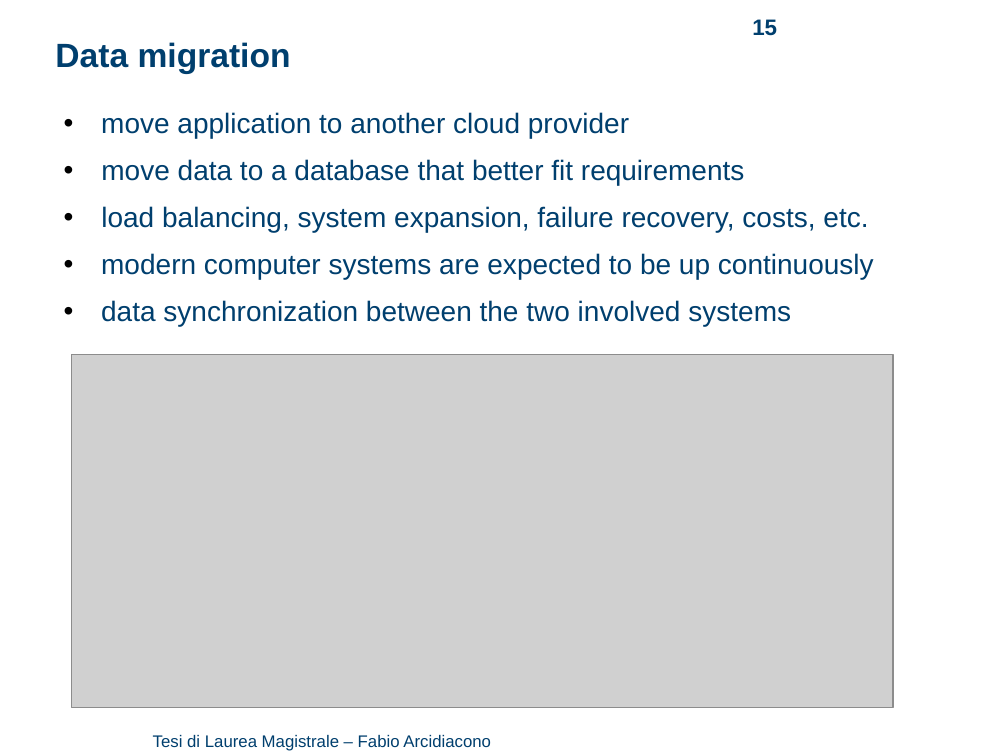
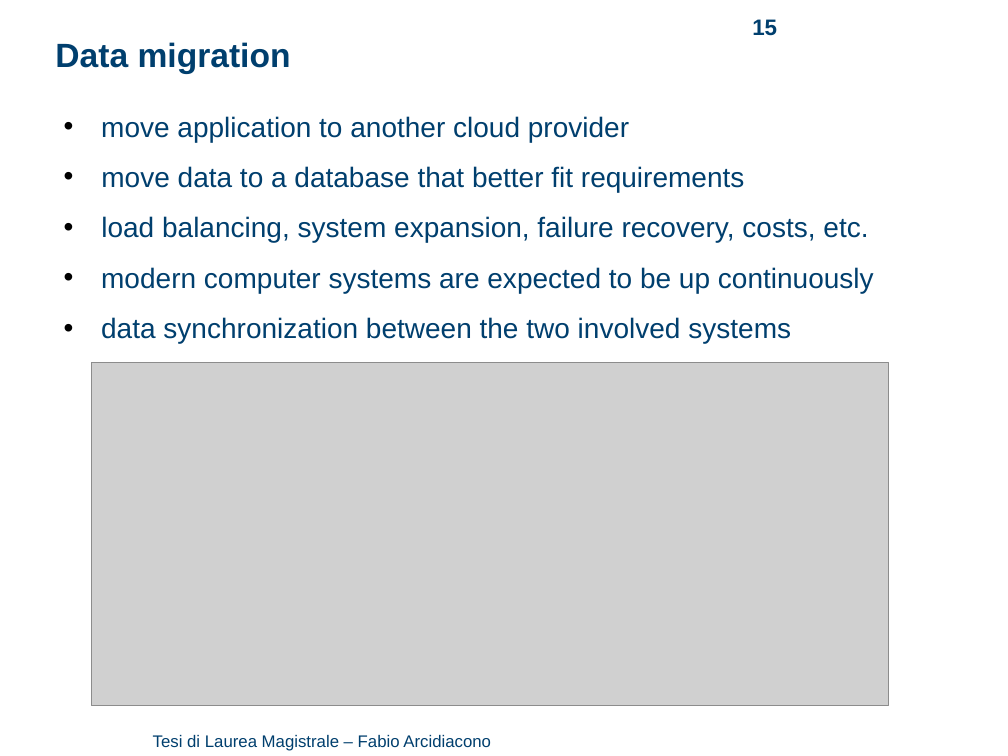
Before and after one commit to arci/thesis, a slide deck: slide 15 of presentation/ThesisPresentation.pptx. Drawn at 1008x756 pixels with LibreOffice and Linux fonts; fonts in the diff are those of the drawing; grey boxes stand for pictures; background and template pictures are left out. Boxes give left, top, right and bottom in pixels: in the first picture for what was removed or moved away, otherwise in the second. Text is boxed around its words. In the diff, an @@ line names an element or a change of style, - is before the commit and + after.

```diff
--- a/presentation/ThesisPresentation.pptx
+++ b/presentation/ThesisPresentation.pptx
@@ text "move application to another cloud ..." at [101, 116, 874, 343]: line spacing 1.4 to 1.5 @@
@@ picture: place and size @@
-picture at [72, 354, 893, 708]
+picture at [92, 362, 889, 706]
```
Also in this commit, not shown: 13 other slides changed, 1 slide added, 1 slide removed, 6 other files.
